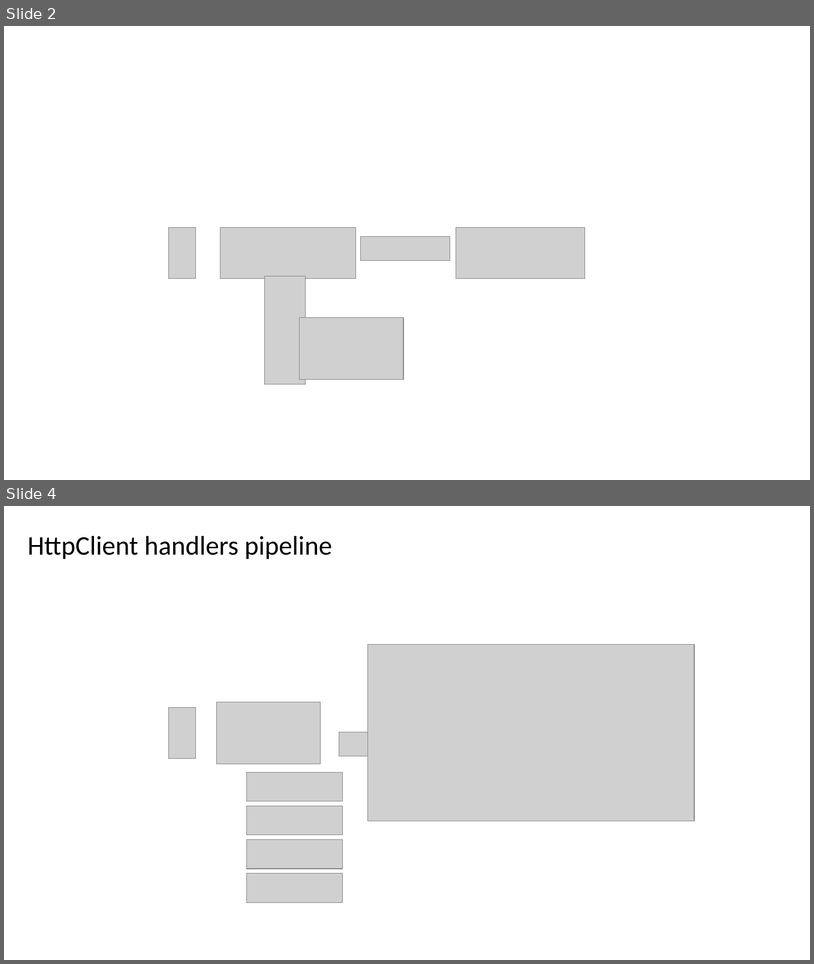
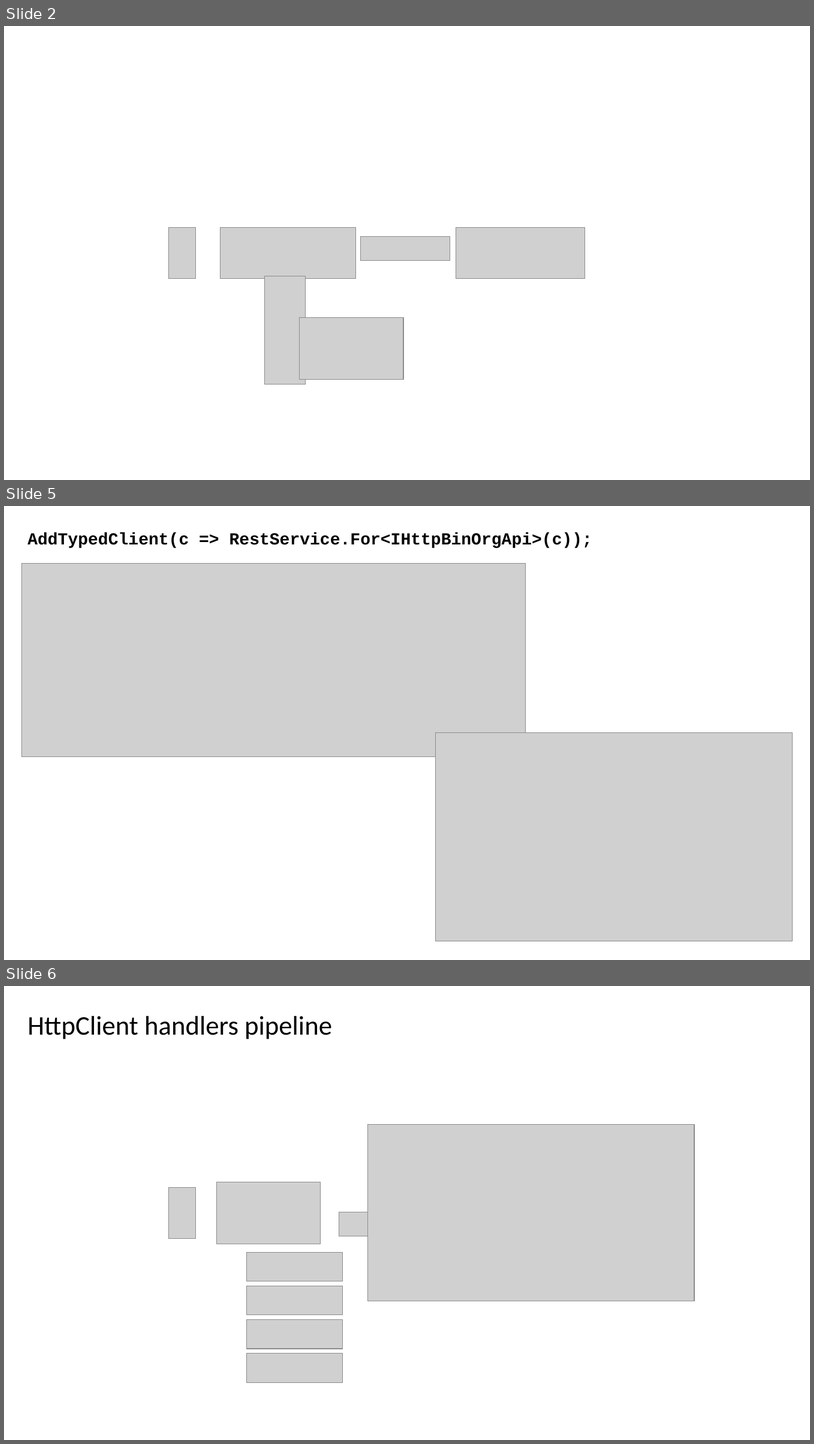
Before and after one commit to springcomp/azure-functions-university, a slide deck: assets/Calling third-party API using Refit.pptx. Shown one above the other, each under a label of ours: slides 2 and 4 before the commit, slides 2, 5 and 6 after it; the slides between them are not shown. The pictures are 814x964 and 814x1444 pixels, drawn with LibreOffice and Linux fonts; fonts in the diff are those of the drawing; grey boxes stand for pictures. Boxes give left, top, right and bottom in pixels: in the first picture for what was removed or moved away, otherwise in the second. Text is boxed around its words. In the diff, an @@ line names an element or a change of style, - is before the commit and + after.

```diff
--- a/assets/Calling third-party API using Refit.pptx
+++ b/assets/Calling third-party API using Refit.pptx
@@ slide 5 added at [4,506,810,960], background #FFFFFF @@
@@ text added at [27,532,593,548], 20 pt, text #000000, bold @@
+AddTypedClient(c => RestService.For<IHttpBinOrgApi>(c));
@@ picture added at [21,564,525,756] @@
@@ picture added at [435,733,793,941] @@
@@ what was slide 4 is now slide 6 @@
```
Also in this commit, not shown: 1 slide changed, 1 other slide added.
